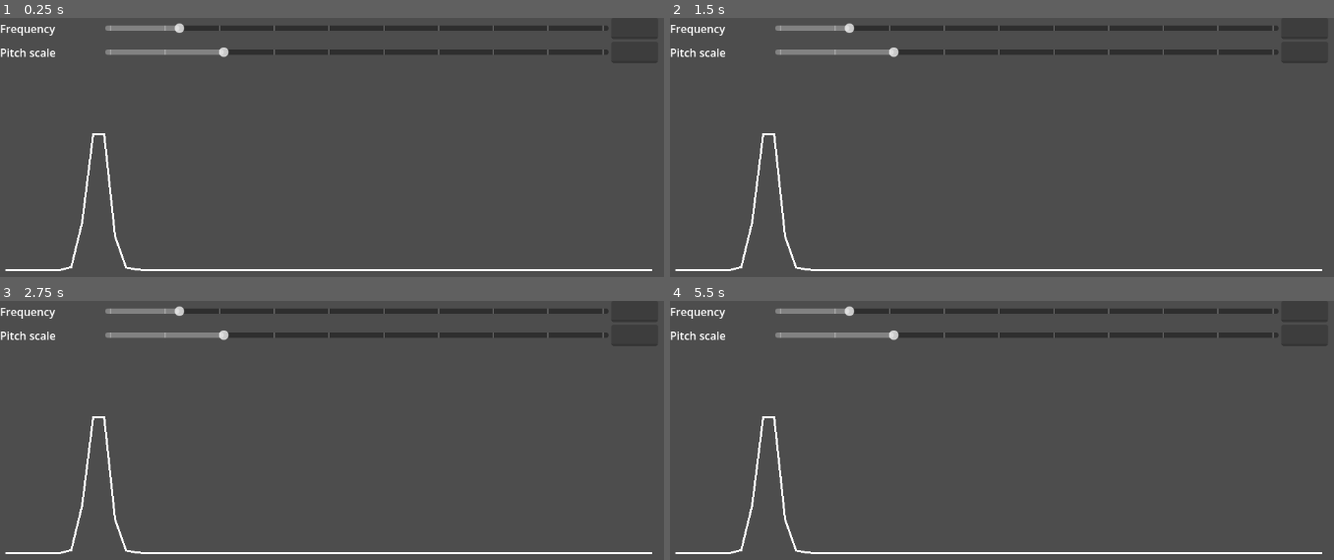
Above: before the commit, frames 1-4 (two rows, left to right).
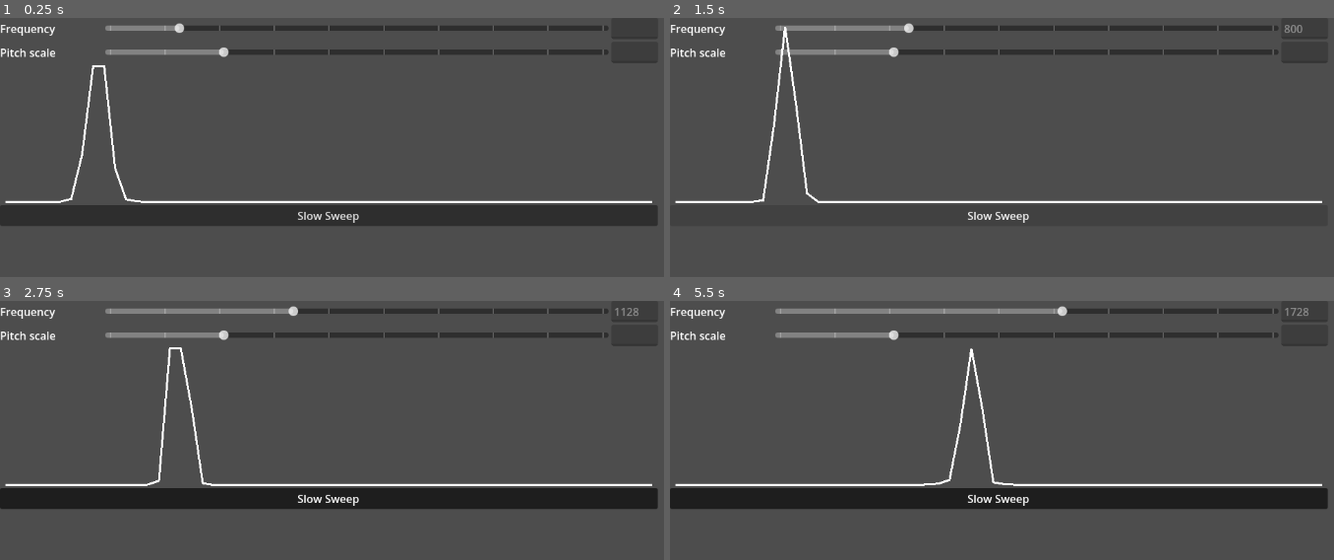
Above: after the commit, the same moments.

Repository: yankscally/audio_playground
Game: Godot game, scene res://audioresamplenoise.tscn
The game is run twice, just before and just after one commit, with the same random seed, the same clock (stepped at 60 frames per second) and the same inputs. This scene is started directly instead of the project's main scene.
Inputs (mouse positions are in pixels of both pictures, inside the frame that each line leads up to):
- Up to frame 1 (0.25 s): no input
- Up to frame 2 (1.5 s): click (1002, 214) at 0.5 s, where only the run after the commit has a clickable "Slow Sweep"; click (1002, 214) at 1.25 s, where only the run after the commit has a clickable "Slow Sweep"
- Up to frame 3 (2.75 s): click (332, 497) at 2 s, where only the run after the commit has a clickable "Slow Sweep"
- Up to frame 4 (5.5 s): tap Enter at 2.75 s; tap G every 0.75 s from 2.85 to 5.1 s; tap Space at 4.25 s

The runs differ from the first frame. In frame 1, 10% of the frame differs, in the area x 0-99%, y 18-98%; in frame 2, 3.1%; in frame 3, 11%; in frame 4, 11%, in the area x 0-100%, y 1-98%.

Commit message:
add in slow sweep

Diff:
--- a/audioresamplenoise.gd
+++ b/audioresamplenoise.gd
@@ -28,6 +28,12 @@
 	freqscale = maxvs
 	$VBox/Spectrum/Line2D.points = pts
 
+	if $VBox/ButtonSlowSweep.button_pressed:
+		var v = $VBox/HBox1/HSliderFreq.value + delta*500
+		if v > $VBox/HBox1/HSliderFreq.max_value:
+			v = $VBox/HBox1/HSliderFreq.min_value
+		$VBox/HBox1/HSliderFreq.set_value(v)
+
 func _on_h_slider_freq_value_changed(value):
 	$VBox/HBox1/LineEditFreq.text = "%d" % int(value)
 	sinehz = value
--- a/audioresamplenoise.tscn
+++ b/audioresamplenoise.tscn
@@ -74,9 +74,13 @@
 layout_mode = 2
 
 [node name="Line2D" type="Line2D" parent="VBox/Spectrum" unique_id=769750400]
-position = Vector2(0, 100)
 points = PackedVector2Array(0, 0, 100, 100, 200, -100, 300, 0)
 width = 3.0
 
+[node name="ButtonSlowSweep" type="Button" parent="VBox" unique_id=962976382]
+layout_mode = 2
+toggle_mode = true
+text = "Slow Sweep"
+
 [connection signal="value_changed" from="VBox/HBox1/HSliderFreq" to="." method="_on_h_slider_freq_value_changed"]
 [connection signal="value_changed" from="VBox/HBox2/HSliderPitch" to="." method="_on_h_slider_pitch_value_changed"]
